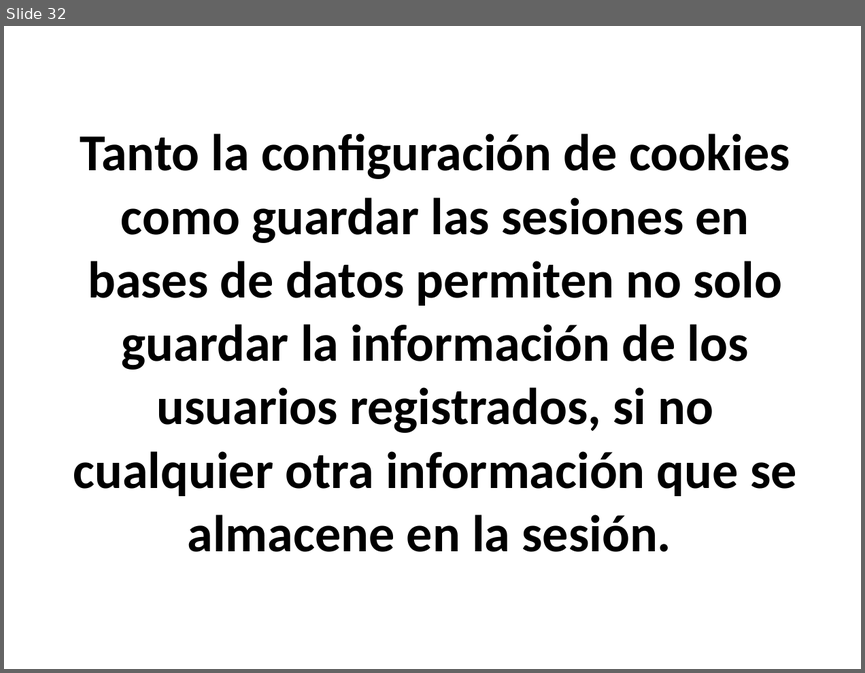
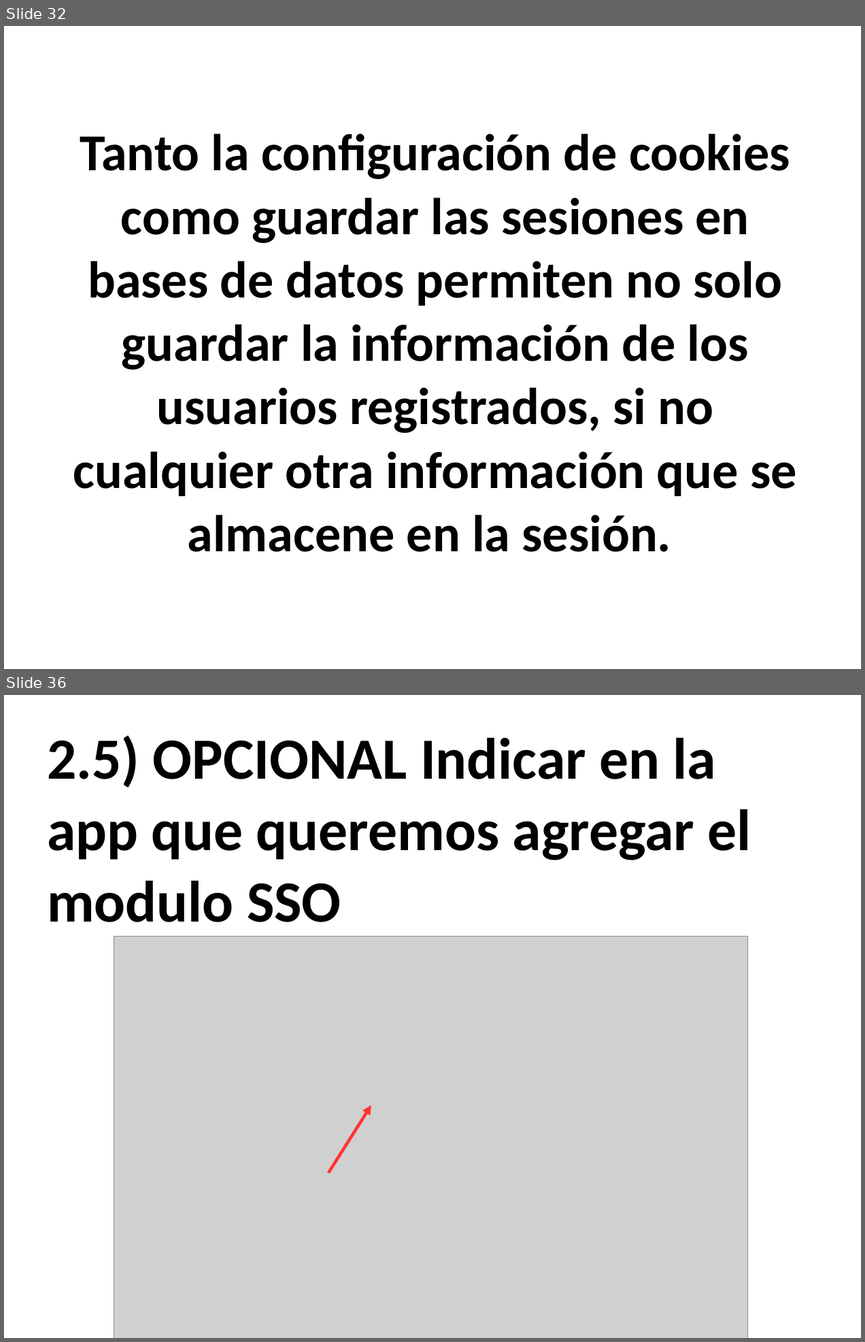
Before and after one commit to ltisera/MazeRedes, a slide deck: SSO.ppt. Shown one above the other, each under a label of ours: slide 32 before the commit, slides 32 and 36 after it; the slides between them are not shown. The pictures are 865x673 and 865x1342 pixels, drawn with LibreOffice and Linux fonts; fonts in the diff are those of the drawing; grey boxes stand for pictures. Boxes give left, top, right and bottom in pixels: in the first picture for what was removed or moved away, otherwise in the second. Text is boxed around its words. In the diff, an @@ line names an element or a change of style, - is before the commit and + after.

```diff
--- a/SSO.ppt
+++ b/SSO.ppt
@@ slide 36 added at [4,695,861,1338], background #FFFFFF @@
@@ text added at [47,735,751,922], 54 pt, text #000000, bold @@
+2.5) OPCIONAL Indicar en la app que queremos agregar el modulo SSO
@@ picture added at [114,936,748,1338] @@
@@ arrow added from (328, 1172) to (371, 1105), #FF3333 2.83 pt @@
```
Also in this commit, not shown: 1 slide changed, 6 other slides added, 2 other files.
